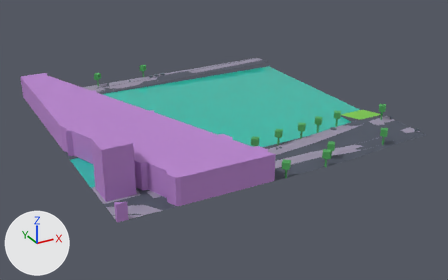
Renders of the glTF model public/maps/melbourne/chunks/6_-15.glb from each side of a commit.
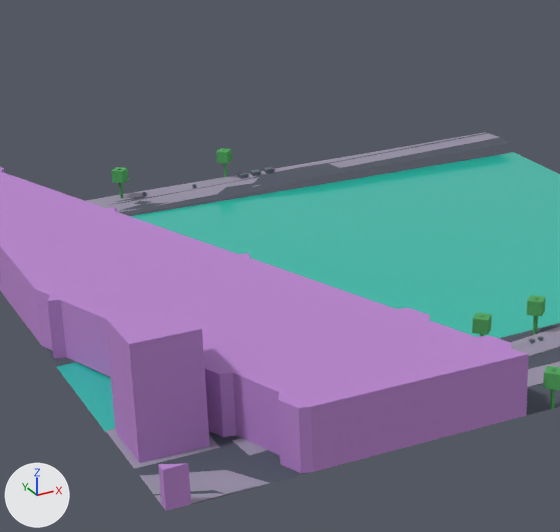
Each version appears first whole from a 50 mm camera at (667.1, 1537.9, 92.7) aimed at (776.5, 1736.8, -6.8), and next in a close-up on the part from 10% to 65% of the width and 0% to 83% of the height. Every picture has the same lights, and +X, +Y and +Z are marked at lower left. The last two pictures show the newer version. Where no turn or scale is listed for an object, it has been applied to the vertices. Vertices at exactly the same position are counted once.

In view in the first close-up: 'compiled-chunk'.
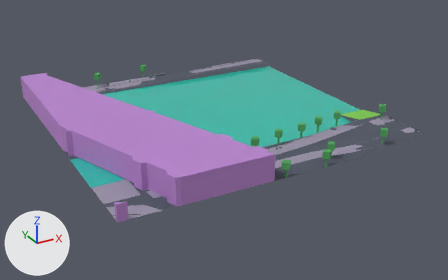
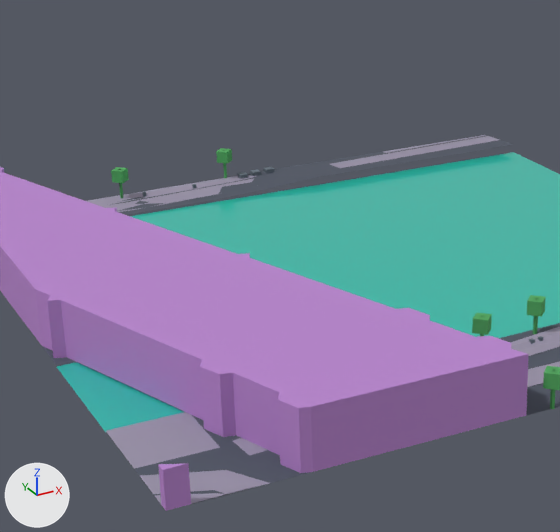
Where the newer file only moved an object's origin or applied its transform, the numbers keep the older frame.

What differs and where, as boxes [x1, y1, x2, y2] in the close-ups (560 x 532 px; the box of a moved part takes in the faces that stretch with it):
'compiled-chunk', reshaped
    before: [0, 132, 560, 511]
    after: [0, 135, 560, 511]
part 1 of me_mesh_0, moved or reshaped
    before: [387, 132, 486, 152]
    after: [383, 135, 486, 153]
part 2 of me_mesh_0, deleted (purple)
    before: [105, 303, 210, 463]
part 3 of me_mesh_0, moved or reshaped
    before: [86, 133, 513, 203]
    after: [87, 135, 513, 203]

The edits, one by one:
me_mesh_0 is used by ob_compiled_chunk; location (774.0, 1746.0, 8.8).
Verts and faces of me_mesh_0; kept vertices keep their numbers, new ones are numbered from 1190.
Before the commit, vertices of me_mesh_0: 50 (24.0, 48.0, -7.0) at pixel (369, 168), 51 (24.0, 60.0, -7.9) at pixel (343, 157), 52 (36.0, 48.0, -6.8) at pixel (418, 159), 53 (36.0, 60.0, -7.7) at pixel (392, 148), 54 (48.0, 48.0, -6.7) at pixel (467, 150).
Before the commit, vertices of me_mesh_0: 55 (48.0, 60.0, -7.6) at pixel (439, 140), 56 (60.0, 48.0, -6.4) at pixel (513, 141), 57 (60.0, 60.0, -7.3) at pixel (485, 132), 138 (23.9, 57.1, -7.6) at pixel (349, 159), 141 (24.1, 52.1, -7.2) at pixel (360, 164).
Before the commit, vertices of me_mesh_0: 144 (38.3, 58.5, -7.5) at pixel (404, 148), 145 (38.2, 60.0, -7.6) at pixel (401, 147), 197 (53.8, 53.4, -6.9) at pixel (477, 141), 198 (18.9, 56.9, -7.6) at pixel (328, 163), 199 (19.1, 51.9, -7.3) at pixel (339, 168).
Before the commit, vertices of me_mesh_0: 200 (60.0, 58.6, -7.1) at pixel (488, 133), 201 (53.6, 58.4, -7.3) at pixel (464, 138), 202 (60.0, 53.6, -6.7) at pixel (500, 137).
me_mesh_0 had 1190 vertices, 1683 faces and spanned x -60.0..60.0, y -61.6..61.6, z -8.7..8.7.
me_mesh_0 now has 1182 vertices, 1671 faces and spans x -60.0..60.0, y -61.6..61.6, z -8.7..1.0.
me_mesh_0 part 1: the loose piece of 6 vertices spanning x 33.2..60.0, y 58.3..60.0, z -7.7..-7.2 is scaled about its middle by (1, 1, 0.191), then moved by (0.0, 0.0, -0.4).
me_mesh_0 part 2: the loose piece of 8 vertices spanning x -58.9..-49.1, y -46.9..-37.0, z -8.5..8.7 is deleted.
Part 3, on me_mesh_0:
Vertices deleted: 197, 198, 200, 201, 202 (with the faces that use them).
Vertices 50, 51, 138, 141 move by (0.0, 0.0, -0.1).
Vertices 52, 53, 144, 145 move by (0.0, 0.0, -0.3).
Vertex 54 moves to (48.0, 48.0, -7.1), pixel (467, 152).
Vertex 55 moves to (48.0, 60.0, -8.0), pixel (439, 142).
Vertex 56 moves to (60.0, 48.0, -7.0), pixel (513, 144).
Vertex 57 moves to (60.0, 60.0, -7.9), pixel (485, 134).
Vertex 199 moves to (19.1, 51.9, -7.3), pixel (339, 168).
New vertex 1190 is at (53.8, 53.4, -7.4), pixel (477, 144).
New vertex 1191 is at (18.9, 56.9, -7.7), pixel (328, 163).
New vertex 1192 is at (60.0, 58.6, -7.7), pixel (488, 135).
New vertex 1193 is at (53.6, 58.4, -7.8), pixel (464, 140).
New vertex 1194 is at (60.0, 53.6, -7.3), pixel (500, 139).
New faces: (199, 1190, 1191), (1191, 1192, 1193), (1190, 1194, 1192), (1190, 1192, 1191) (mat_pavement (grey #9a93a8)).
